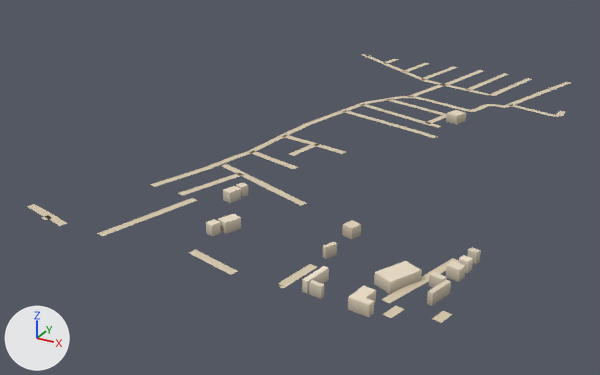
An edit to the glTF model public/assets/bengaluru-region-v1/tiles/t-19_-30-l1.glb, drawn before and after from the same camera.
Both versions are drawn from a 50 mm lens placed at (-8883.0, -15360.0, 246.0), pointed at (-9194.0, -14795.0, -36.0). The axes (+X, +Y, +Z) are drawn at lower left. The lights are the same throughout. The older version comes first.

Script lines for the objects in view, before the commit:
```python
me_building = bpy.data.meshes.new('building')
me_building.from_pydata(...)  # 132 vertices, 166 faces; spans x 309.0..497.0, y -4.0..338.0, z 0.0..8.0
me_building.materials.append(mat_building)
me_ground = bpy.data.meshes.new('ground')
me_ground.from_pydata(...)  # 254 vertices, 202 faces; spans x 196.0..503.0, y -3.0..503.0, z 1.0
me_ground.materials.append(mat_ground)
# before: 172 (268.0, 1.0, 1.0) at pixel (97, 233), 173 (273.0, -1.0, 1.0) at pixel (102, 236), 174 (278.0, 39.0, 1.0) at pixel (146, 214), 175 (284.0, 37.0, 1.0) at pixel (152, 217), 178 (238.0, -3.0, 1.0) at pixel (59, 226)
# before: 179 (240.0, 3.0, 1.0) at pixel (67, 223), 184 (218.0, 1.0, 1.0) at pixel (41, 217), 185 (223.0, -1.0, 1.0) at pixel (44, 220)
# before: 242 (387.0, 339.0, 1.0), 243 (382.0, 336.0, 1.0) at pixel (441, 115), 244 (388.0, 334.0, 1.0), 245 (382.0, 336.0, 1.0) at pixel (442, 115)
ob_building = bpy.data.objects.new('building', me_building)
ob_building.location = (-9500.0, -15000.0, 0.0)
ob_ground = bpy.data.objects.new('ground', me_ground)
ob_ground.location = (-9500.0, -15000.0, 0.0)
```
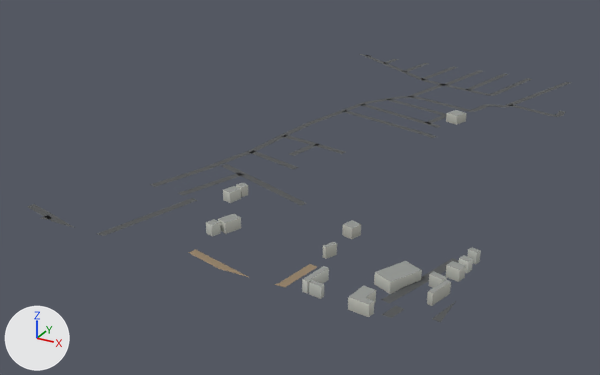
Changed parts and their boxes [x1, y1, x2, y2] in the pictures (600 x 375 px; the box of a moved part takes in the faces that stretch with it):
'ground', reshaped: before [27, 54, 570, 323]; after [27, 54, 571, 323]
part 1 of me_building, recoloured: [206, 110, 481, 317] in both
part 2 of me_ground, moved or reshaped: before [189, 54, 570, 323]; after [189, 54, 571, 323]
part 3 of me_ground, reshaped: before [41, 198, 197, 236]; after [40, 198, 197, 236]
part 4 of me_ground, moved or reshaped: before [426, 115, 446, 124]; after [427, 115, 446, 124]
part 5 of me_ground, recoloured: [27, 55, 565, 304] in both

What changed in the scene script:
```text
Change me_building:
    used by ob_building; location = (-9500.0, -15000.0, 0.0)
    remove me_building.from_pydata(...)  # 132 vertices, 166 faces; spans x 309.0..497.0, y -4.0..338.0, z 0.0..8.0
    add me_building.from_pydata(...)  # 132 vertices, 200 faces; spans x 309.0..497.0, y -4.0..338.0, z 0.0..8.0
    me_building part 1: 166 kept faces spanning x 309.0..497.0, y -4.0..338.0, z 0.0..8.0 get new vertex colours
    edits to the shape of me_building do not show in these pictures
Change me_ground:
    used by ob_ground; location = (-9500.0, -15000.0, 0.0)
    verts and faces of me_ground; kept vertices keep their numbers, new ones are numbered from 254
    remove me_ground.from_pydata(...)  # 254 vertices, 202 faces; spans x 196.0..503.0, y -3.0..503.0, z 1.0
    add me_ground.from_pydata(...)  # 263 vertices, 211 faces; spans x 196.0..500.0, y 0.0..500.0, z 1.0
    me_ground part 2
    31 vertices are removed from x 225.0..503.0, y -3.0..501.0, z 1.0
    36 faces are deleted
    11 vertices move from x 228.0..453.0, y 418.0..503.0, z 1.0 to x 221.0..452.0, y 417.0..500.0, z 1.0
    29 vertices are added at x 232.0..500.0, y 0.0..500.0, z 1.0
    9 new vertices lie (6.0, 0.0, 0.0) away from vertices in x 238.0..469.0, y 0.0..500.0, z 1.0
    43 new faces join them
    me_ground part 3
    add delete_vertices([172, 173])  # with the faces that use them
    add verts[175] = (287.0, 49.0, 1.0)  # moved, pixel (166, 212)
    add verts[174] = (282.0, 51.0, 1.0)  # moved, pixel (161, 209)
    add verts[178] = (229.0, 0.0, 1.0)  # moved, pixel (52, 221)
    add verts[179] = (250.0, 0.0, 1.0)  # moved, pixel (75, 228)
    add verts[184] = (217.0, 0.0, 1.0)  # moved, pixel (39, 217)
    add verts[185] = (224.0, 0.0, 1.0)  # moved, pixel (46, 219)
    add verts[292] = (267.0, 0.0, 1.0)  # pixel (96, 233)
    add verts[293] = (274.0, 0.0, 1.0)  # pixel (103, 235)
    add verts[294] = (280.0, 23.0, 1.0)  # pixel (133, 224)
    add verts[295] = (274.0, 24.0, 1.0)  # pixel (128, 221)
    add faces += [(292, 293, 294), (292, 294, 295), (175, 295, 294), (174, 295, 175)]
    me_ground part 4
    add delete_faces([(242, 245, 243)])
    add verts[245] = (382.0, 335.0, 1.0)  # moved, pixel (441, 115)
    add verts[244] = (388.0, 335.0, 1.0)  # moved
    add faces += [(242, 243, 245)]
    me_ground part 5: 165 kept faces spanning x 196.0..487.0, y 0.0..500.0, z 1.0 get new vertex colours; the middle colour goes from beige #d7c9ae to dark grey #535556
```
